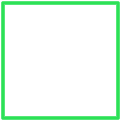
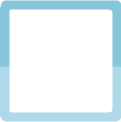
Layers edited between the first and the second 121px x 122px image:
showed "Pintar camada 3", moved it above "Copiar de Pintar camada 1", painted on it over <box>0,0,121,122</box>
renamed "Pintar camada 7" to "Copiar de Pintar camada 1", painted on it over <box>0,0,121,122</box>
